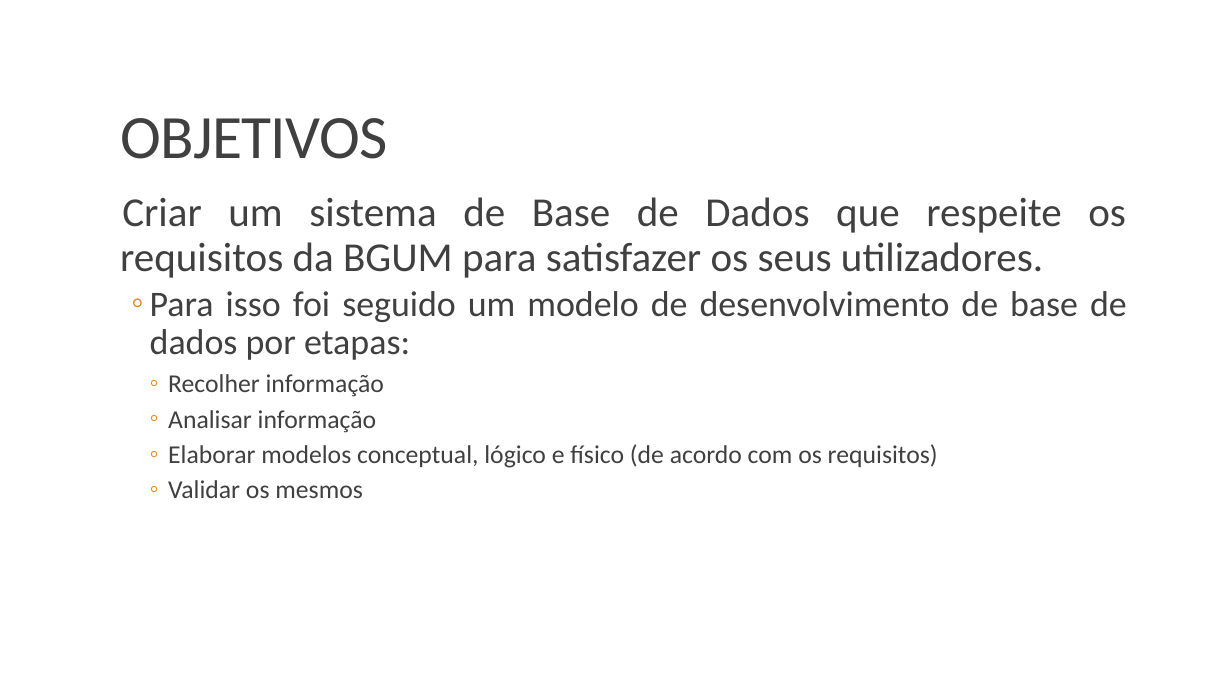
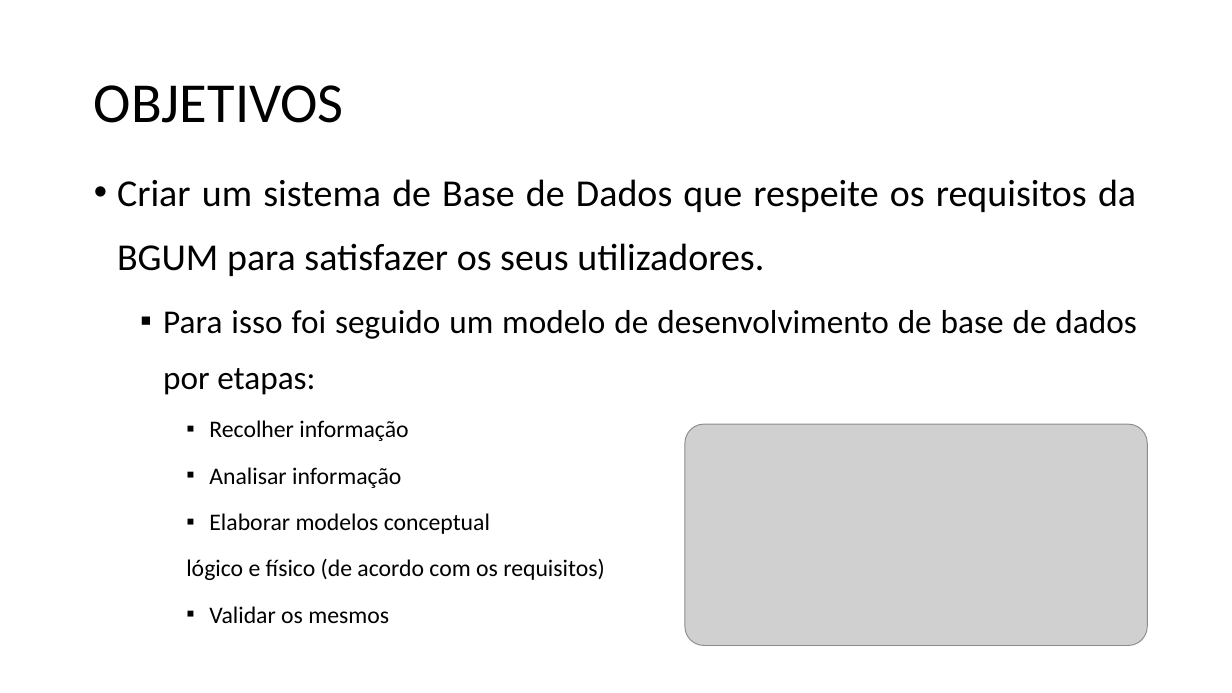
Before and after one commit to b-p3r/BD-1516, a slide deck: slide 7 of begininPP.pptx. Drawn at 1232x693 pixels with LibreOffice and Linux fonts; fonts in the diff are those of the drawing; grey boxes stand for pictures. Boxes give left, top, right and bottom in pixels: in the first picture for what was removed or moved away, otherwise in the second. Text is boxed around its words. In the diff, an @@ line names an element or a change of style, - is before the commit and + after.

Commit message:
submete modelo conceptual e capa + cenas

```diff
--- a/begininPP.pptx
+++ b/begininPP.pptx
@@ title "OBJETIVOS": place and size @@
-title "OBJETIVOS" at bbox=[120, 118, 387, 159]
+title "OBJETIVOS" at bbox=[94, 85, 344, 123]
@@ title "OBJETIVOS" at bbox=[94, 85, 344, 123]: size 48 to 44 pt, text colour #404040 to #000000, letter spacing -0.5 to 0 pt; line spacing 0.85 to 0.9; vertical alignment bottom to middle @@
@@ text "Criar um sistema de Base ...": place and size @@
-text "Criar um sistema de Base ..." at bbox=[120, 197, 1127, 498]
+text "Criar um sistema de Base ..." at bbox=[117, 179, 1136, 623]
@@ text at bbox=[117, 179, 1136, 623]: size 32 to 29.6 pt in "Criar um sistema de Base de Dados ..."; text colour #404040 to #000000 in "Criar um sistema de Base de Dados ...", "Para isso foi seguido um modelo de ...", "Recolher informação", "Analisar informação" and 1 more places; size 28 to 25.9 pt in "Para isso foi seguido um modelo de ..."; size 20 to 18.5 pt in "Recolher informação", "Analisar informação", "Validar os mesmos"; bullet   to •; line spacing 0.9 to 1.4; less space between paragraphs; bullet ◦ to ▪ @@
@@ picture added at bbox=[685, 424, 1147, 646] @@
@@ text at bbox=[186, 513, 605, 580]: text changed; size 20 to 18.5 pt; text colour #404040 to #000000 @@
-    ◦ Elaborar modelos conceptual, lógico e físico (de acordo com os requisitos)
+    ▪ Elaborar modelos conceptual
+    lógico e físico (de acordo com os requisitos)
```
Also in this commit, not shown: 9 other slides changed, 12 slides added, 2 slides removed.
